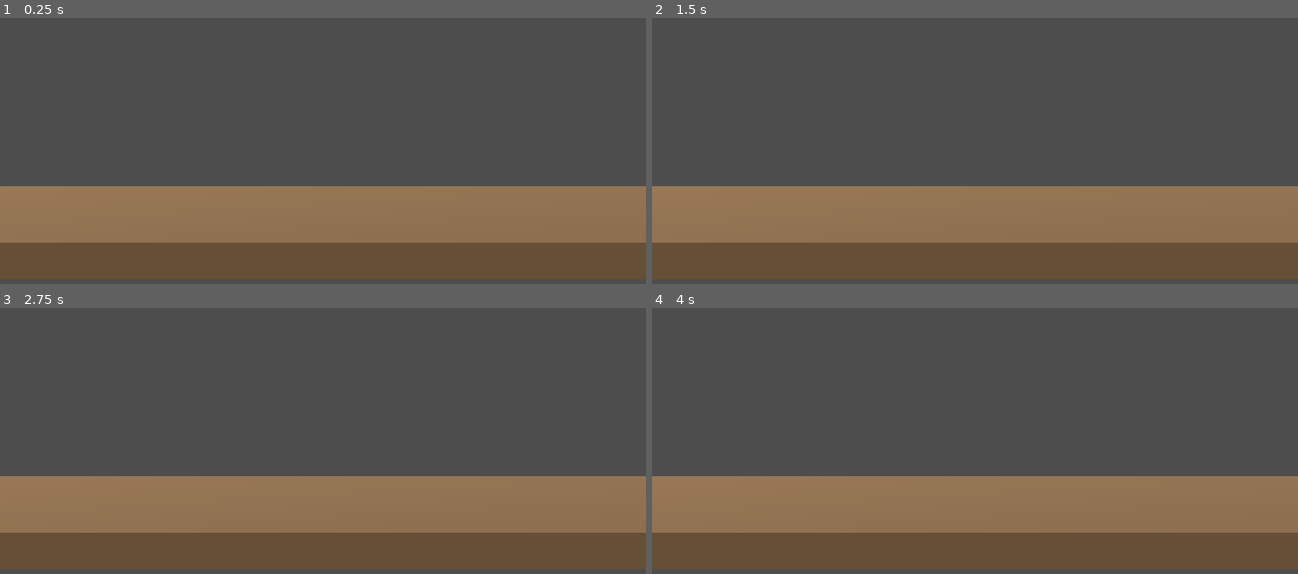
Above: before the commit, frames 1-4 (two rows, left to right).
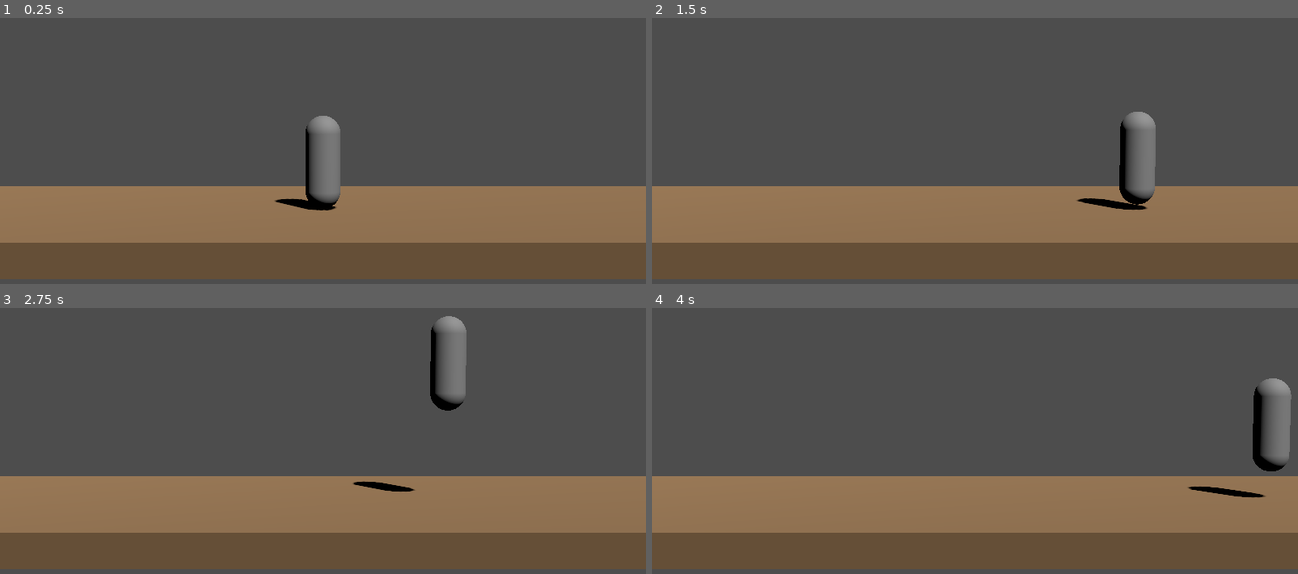
Above: after the commit, the same moments.

Repository: daveph74/ikplus
Game: Godot game, scene res://scenes/main/main.tscn
Same seed, same stepped clock (60 frames per second), same inputs: the game is played once before the commit and once after it.
Inputs:
- Up to frame 1 (0.25 s): no input
- Up to frame 2 (1.5 s): tap Enter at 0.5 s; hold D (move_right) 0.53-1.28 s; hold L (block) 0.53-1.28 s; tap W (jump) at 0.77, 0.8, 1.07, 1.35 s; hold A (move_left) from 1.28 s (still down)
- Up to frame 3 (2.75 s): tap W (jump) at 1.52, 1.82, 2.3 s; tap L (block) at 1.55 s; release A (move_left) at 2.03 s; hold D (move_right) from 2.03 s (still down); hold L (block) from 2.03 s (still down)
- Up to frame 4 (4 s): release L (block) at 2.78 s; tap L (block) at 2.85 s; tap W (jump) at 3.02, 3.32, 3.6, 3.77 s; release D (move_right) at 3.53 s; hold A (move_left) from 3.53 s (still down)

The runs differ from the first frame. In frame 1, 1.6% of the frame differs, in the area x 42-53%, y 36-73%; in frame 2, 1.6%, in the area x 65-78%, y 35-73%; in frame 3, 1.5%; in frame 4, 1.6%.

Commit message:
Step 2: fighter shell + movement — FSM skeleton, intent contract, player controller
CharacterBody3D with Z lock + arena X clamp; IDLE/MOVING/JUMPING live; facing
rules (hysteresis, locked outside IDLE/MOVING); FighterIntent contract with
controller base class; hit-stop gate wired at the top of the combat tick.

Co-Authored-By: Claude Fable 5 <noreply@anthropic.com>
Claude-Session: https://claude.ai/code/session_01WU5JDJugu3YwkdSVBy1zQo

Diff:
--- /dev/null
+++ b/scenes/fighters/fighter.tscn
@@ -0,0 +1,33 @@
+[gd_scene load_steps=4 format=3]
+
+[ext_resource type="Script" path="res://scripts/fighters/fighter.gd" id="1_fighter"]
+[ext_resource type="Script" path="res://scripts/fighters/player_controller.gd" id="2_ctrl"]
+
+[sub_resource type="CapsuleShape3D" id="body_capsule"]
+radius = 0.35
+height = 1.7
+
+[sub_resource type="CapsuleMesh" id="placeholder_mesh"]
+radius = 0.3
+height = 1.6
+
+[node name="Fighter" type="CharacterBody3D"]
+collision_layer = 2
+collision_mask = 1
+axis_lock_linear_z = true
+script = ExtResource("1_fighter")
+
+[node name="BodyShape" type="CollisionShape3D" parent="."]
+transform = Transform3D(1, 0, 0, 0, 1, 0, 0, 0, 1, 0, 0.85, 0)
+shape = SubResource("body_capsule")
+
+[node name="Visual" type="Node3D" parent="."]
+
+[node name="Rig" type="Node3D" parent="Visual"]
+
+[node name="PlaceholderMesh" type="MeshInstance3D" parent="Visual/Rig"]
+transform = Transform3D(1, 0, 0, 0, 1, 0, 0, 0, 1, 0, 0.8, 0)
+mesh = SubResource("placeholder_mesh")
+
+[node name="Controller" type="Node" parent="."]
+script = ExtResource("2_ctrl")
--- a/scenes/main/main.tscn
+++ b/scenes/main/main.tscn
@@ -1,6 +1,7 @@
-[gd_scene load_steps=5 format=3]
+[gd_scene load_steps=6 format=3]
 
 [ext_resource type="Script" path="res://scripts/match/main.gd" id="1_main"]
+[ext_resource type="PackedScene" path="res://scenes/fighters/fighter.tscn" id="2_fighter"]
 
 [sub_resource type="BoxMesh" id="ground_mesh"]
 size = Vector3(20, 0.5, 6)
@@ -33,3 +34,5 @@
 [node name="Camera3D" type="Camera3D" parent="."]
 transform = Transform3D(1, 0, 0, 0, 0.996802, 0.0799147, 0, -0.0799147, 0.996802, 0, 2.2, 14)
 fov = 25.0
+
+[node name="PlayerFighter" parent="." instance=ExtResource("2_fighter")]
--- /dev/null
+++ b/scripts/fighters/fighter.gd
@@ -0,0 +1,145 @@
+class_name Fighter
+extends CharacterBody3D
+## One karate fighter. The Controller child (player or AI) writes a FighterIntent
+## each physics tick; the FSM consumes it. All combat timing is tick-counted at
+## 60 physics tps. Fighter bodies collide with the WORLD layer only — spacing
+## between fighters comes from the soft separation push (build step 6).
+
+enum State {
+	IDLE,
+	MOVING,
+	JUMPING,
+	ATTACKING,
+	BLOCKING,
+	HIT_STUN,
+	KNOCKED_DOWN,
+	RECOVERING,
+	ROUND_LOCKED,
+	VICTORY,
+}
+
+const ARENA_HALF_W := 7.0 ## shared with arena builder, camera bound, reposition marks
+const GRAVITY := 24.0
+const WALK_FWD_SPEED := 3.2
+const WALK_BACK_SPEED := 2.4
+const AIR_STEER := 0.15 ## per-tick horizontal accel while airborne
+const JUMP_VELOCITY := 8.5
+const FACING_HYSTERESIS := 0.2 ## metres; stops crossup flip jitter
+
+var state := State.IDLE
+var facing := 1 ## +1 faces +X; flips Visual, never the body
+var target: Fighter = null ## set by TargetingSystem (build step 6)
+var hitstop_frames := 0 ## > 0 gates the ENTIRE combat tick (FSM, counters, boxes)
+
+@onready var controller: FighterController = $Controller
+@onready var visual: Node3D = $Visual
+
+
+func _ready() -> void:
+	_apply_facing()
+
+
+func _physics_process(delta: float) -> void:
+	controller.compute_intent(delta)
+	if hitstop_frames > 0:
+		# Frozen: one gate covers FSM handler, attack frame counters, and hitbox
+		# snap/poll so active windows can't silently expire mid-freeze (velocity
+		# is cached/restored by the combat code that sets hitstop_frames, step 4).
+		hitstop_frames -= 1
+		return
+	_state_physics(controller.intent, delta)
+	move_and_slide()
+	# Defensive clamps: Z drift is mostly moot (no fighter-fighter body collision)
+	# but stays as backup; X clamps to arena bounds — no ring-outs in the POC.
+	position.z = 0.0
+	position.x = clampf(position.x, -ARENA_HALF_W, ARENA_HALF_W)
+
+
+func _state_physics(intent: FighterIntent, delta: float) -> void:
+	match state:
+		State.IDLE:
+			_apply_gravity(delta)
+			velocity.x = 0.0
+			_update_facing(intent.move_x)
+			if intent.jump and is_on_floor():
+				_start_jump(intent.move_x)
+			elif not is_zero_approx(intent.move_x):
+				_enter_state(State.MOVING)
+		State.MOVING:
+			_apply_gravity(delta)
+			_update_facing(intent.move_x)
+			if intent.jump and is_on_floor():
+				_start_jump(intent.move_x)
+			elif is_zero_approx(intent.move_x):
+				velocity.x = 0.0
+				_enter_state(State.IDLE)
+			else:
+				var fwd := signf(intent.move_x) == float(facing)
+				velocity.x = intent.move_x * (WALK_FWD_SPEED if fwd else WALK_BACK_SPEED)
+				_play_anim(&"walk_fwd" if fwd else &"walk_back")
+		State.JUMPING:
+			_apply_gravity(delta)
+			velocity.x = clampf(
+				velocity.x + intent.move_x * AIR_STEER, -WALK_FWD_SPEED, WALK_FWD_SPEED
+			)
+			if is_on_floor() and velocity.y <= 0.0:
+				velocity.x = 0.0
+				_enter_state(State.IDLE)
+		_:
+			# Combat states (ATTACKING/BLOCKING/HIT_STUN/...) arrive in steps 4-8.
+			_apply_gravity(delta)
+
+
+func _enter_state(new_state: State) -> void:
+	if new_state == state:
+		return
+	# Interrupt-safe exits: every state's cleanup runs regardless of exit reason
+	# (forced interrupts ROUND_LOCKED > KNOCKED_DOWN > HIT_STUN may fire any tick).
+	match state:
+		State.ATTACKING:
+			pass # step 4: disable hitbox, clear victims_hit, frame counters, hit-stop
+		_:
+			pass
+	state = new_state
+	match state:
+		State.IDLE:
+			_play_anim(&"idle")
+		State.JUMPING:
+			_play_anim(&"jump")
+		_:
+			pass # MOVING picks walk_fwd/walk_back per tick; combat anims in later steps
+
+
+func _start_jump(move_x: float) -> void:
+	velocity.y = JUMP_VELOCITY
+	velocity.x = move_x * WALK_FWD_SPEED
+	_enter_state(State.JUMPING)
+
+
+func _apply_gravity(delta: float) -> void:
+	if not is_on_floor():
+		velocity.y -= GRAVITY * delta
+
+
+func _update_facing(move_x: float) -> void:
+	# Only called from IDLE/MOVING — facing is LOCKED in every other state (plan:
+	# a mid-attack flip would teleport live hitboxes to the other side).
+	var dir := 0
+	if target != null:
+		var dx := target.position.x - position.x
+		if absf(dx) > FACING_HYSTERESIS:
+			dir = 1 if dx > 0.0 else -1
+	elif not is_zero_approx(move_x):
+		dir = 1 if move_x > 0.0 else -1
+	if dir != 0 and dir != facing:
+		facing = dir
+		_apply_facing()
+
+
+func _apply_facing() -> void:
+	visual.rotation.y = 0.0 if facing == 1 else PI
+
+
+func _play_anim(anim_name: StringName) -> void:
+	if visual.has_method(&"play_anim"):
+		visual.call(&"play_anim", anim_name)
--- /dev/null
+++ b/scripts/fighters/fighter_config.gd
@@ -0,0 +1,10 @@
+class_name FighterConfig
+extends Resource
+## Spawn-time fighter parameterization; consumed by Main at build step 6.
+
+@export var display_name := "Fighter"
+@export var gi_color := Color(0.92, 0.9, 0.85)
+@export var belt_color := Color(0.15, 0.15, 0.15)
+@export var is_player := false
+@export var ai_profile: Resource = null
+@export var spawn_x := 0.0
--- /dev/null
+++ b/scripts/fighters/fighter_controller.gd
@@ -0,0 +1,12 @@
+class_name FighterController
+extends Node
+## Base controller: owns the FighterIntent the fighter consumes. fighter.gd pulls
+## compute_intent() explicitly at the top of its own _physics_process, so there is
+## no tree-order frame lag. State gates (can't act in HIT_STUN etc.) live in
+## fighter.gd and therefore bind player and AI identically.
+
+var intent := FighterIntent.new()
+
+
+func compute_intent(_delta: float) -> void:
+	intent.clear()
--- /dev/null
+++ b/scripts/fighters/fighter_intent.gd
@@ -0,0 +1,16 @@
+class_name FighterIntent
+extends RefCounted
+## One tick of controller output — the only interface between a controller
+## (human or AI) and fighter.gd's FSM. See docs/plan.md "intent contract".
+
+var move_x := 0.0 ## -1..1, world direction (negative = -X)
+var jump := false ## edge-triggered
+var attack_id := &"" ## resolved attack id (e.g. &"sweep"); empty = none
+var block := false ## held
+
+
+func clear() -> void:
+	move_x = 0.0
+	jump = false
+	attack_id = &""
+	block = false
--- /dev/null
+++ b/scripts/fighters/player_controller.gd
@@ -0,0 +1,13 @@
+class_name PlayerController
+extends FighterController
+## Fills intent from the global Input singleton. Attack chord resolution and the
+## ~130 ms InputBuffer arrive in build step 4. AIController must NEVER inject via
+## Input.action_press — that singleton is global (reserved for the smoke harness,
+## where exactly one fighter reads Input).
+
+
+func compute_intent(_delta: float) -> void:
+	intent.clear()
+	intent.move_x = Input.get_axis(&"move_left", &"move_right")
+	intent.jump = Input.is_action_just_pressed(&"jump")
+	intent.block = Input.is_action_pressed(&"block")
